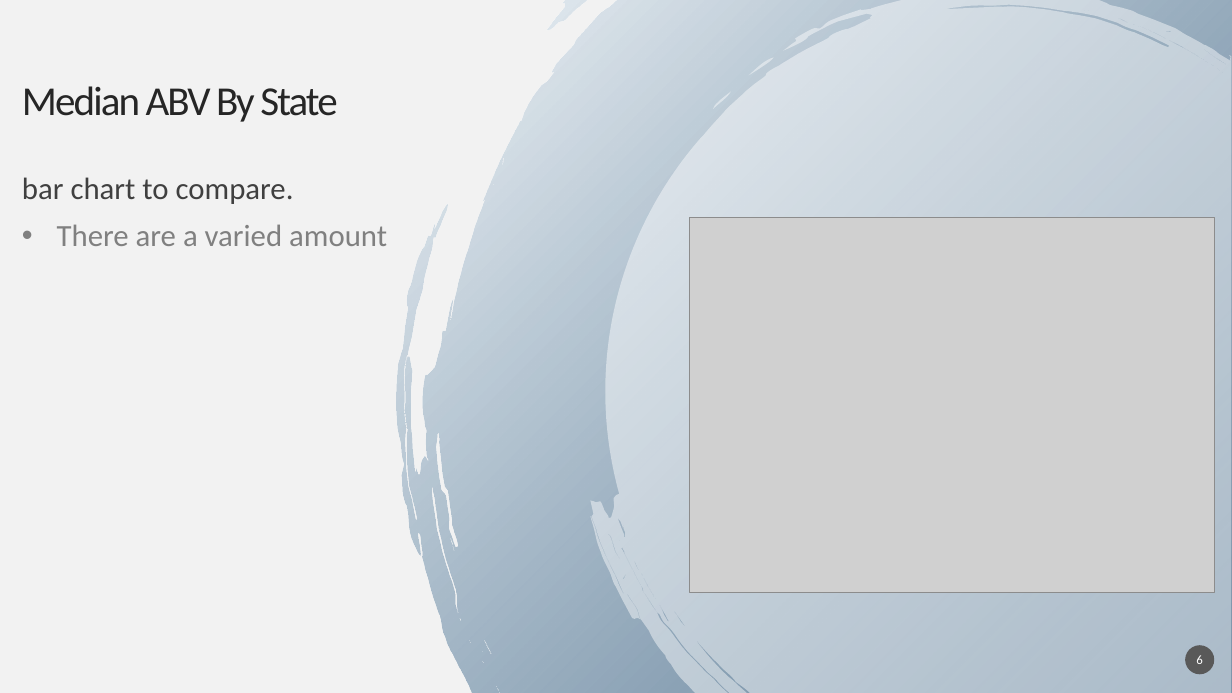
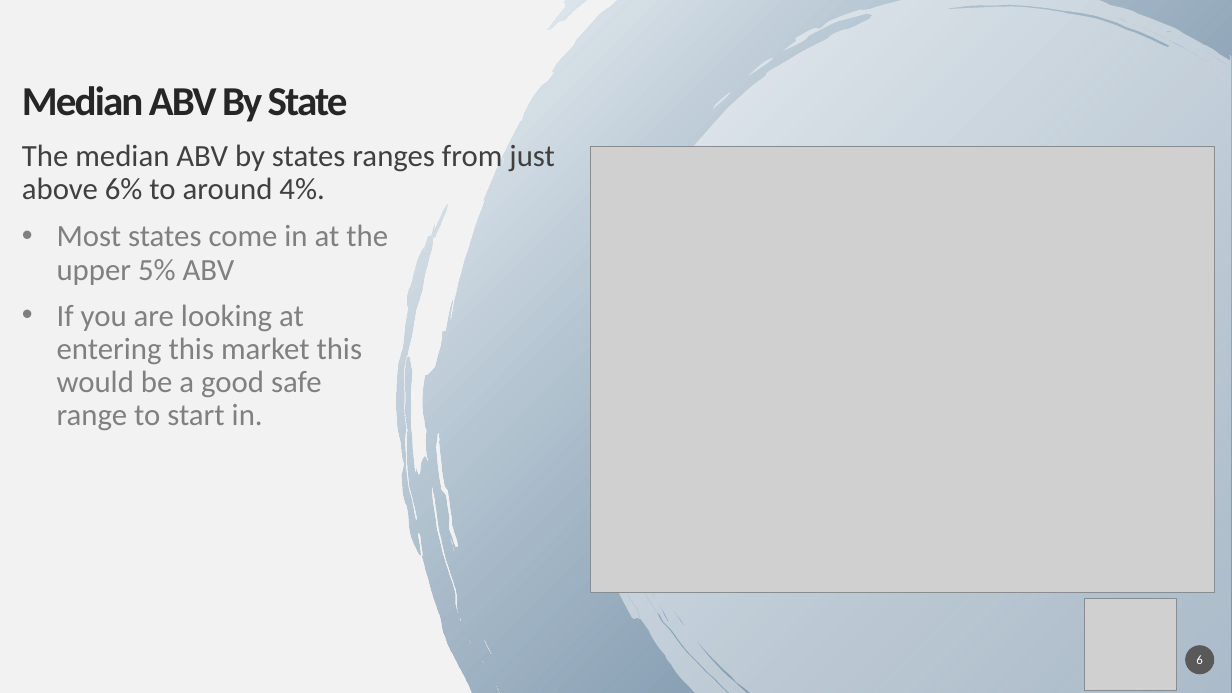
Before and after one commit to RudranilMitra/BeersAndBreweries, a slide deck: slide 6 of 2019 Brew Forward Project.pptx. Drawn at 1232x693 pixels with LibreOffice and Linux fonts; fonts in the diff are those of the drawing; grey boxes stand for pictures; background and template pictures are left out. Boxes give left, top, right and bottom in pixels: in the first picture for what was removed or moved away, otherwise in the second. Text is boxed around its words. In the diff, an @@ line names an element or a change of style, - is before the commit and + after.

```diff
--- a/2019 Brew Forward Project.pptx
+++ b/2019 Brew Forward Project.pptx
@@ title "Median ABV By State" at (x1=22, y1=86, x2=348, y2=122): bold on @@
@@ text at (x1=22, y1=144, x2=555, y2=199): text changed @@
-bar chart to compare.
+The median ABV by states ranges from just above 6% to around 4%.
@@ picture resized from (x1=689, y1=217, x2=1214, y2=592) to (x1=591, y1=147, x2=1214, y2=592) @@
@@ text at (x1=57, y1=224, x2=388, y2=430): text changed @@
-• There are a varied amount
+• Most states come in at the upper 5% ABV
+• If you are looking at entering this market this would be a good safe range to start in.
@@ picture added at (x1=1085, y1=599, x2=1177, y2=690) @@
```
Also in this commit, not shown: 10 other slides changed, 1 slide added, 2 slides removed, 10 other files.
